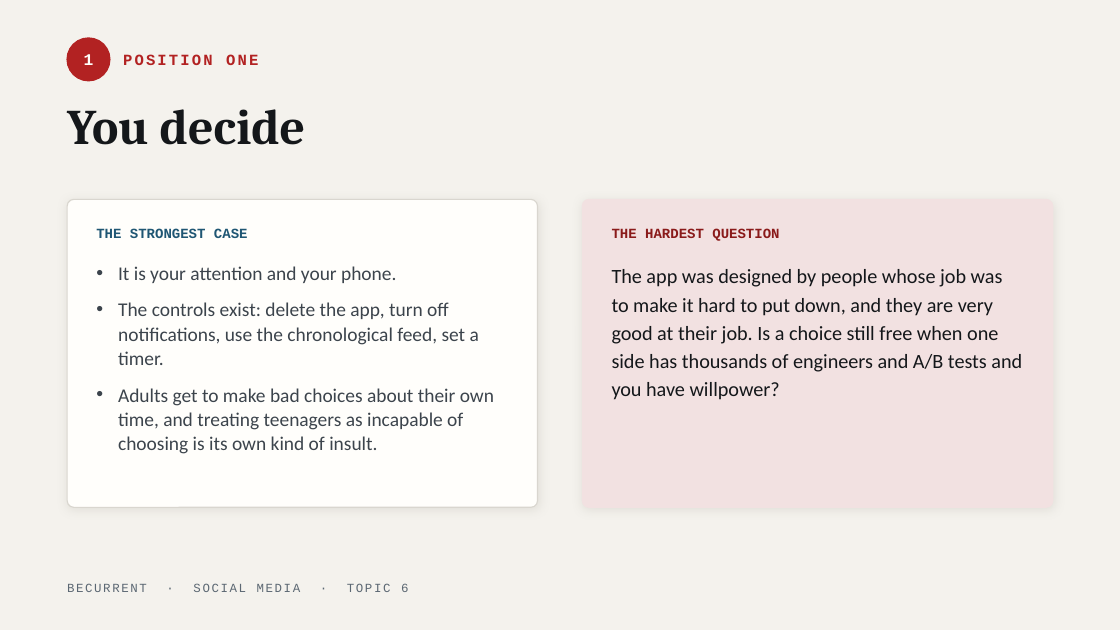
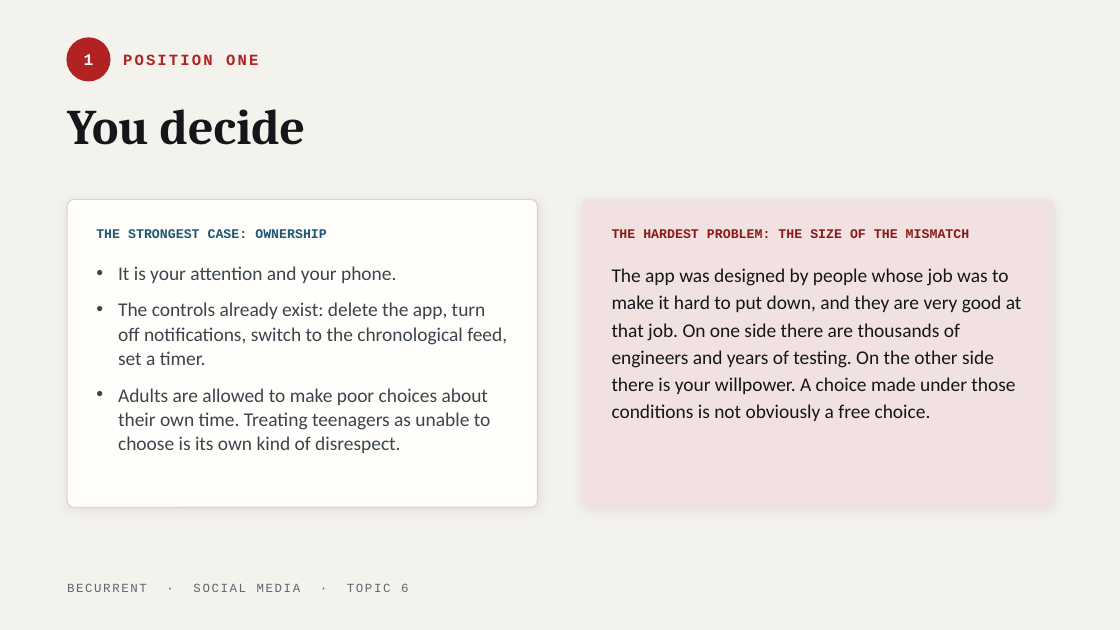
Before and after one commit to JeffAndersonLogic/BeCurrent, a slide deck: slide 6 of social-media/decks/topic-06-who-gets-to-decide.pptx. Drawn at 1120x630 pixels with LibreOffice and Linux fonts; fonts in the diff are those of the drawing. Boxes give left, top, right and bottom in pixels: in the first picture for what was removed or moved away, otherwise in the second. Text is boxed around its words. In the diff, an @@ line names an element or a change of style, - is before the commit and + after.

```diff
--- a/social-media/decks/topic-06-who-gets-to-decide.pptx
+++ b/social-media/decks/topic-06-who-gets-to-decide.pptx
@@ text at <box>96,229,327,238</box>: text changed; size 9 to 8.5 pt @@
-THE STRONGEST CASE
+THE STRONGEST CASE: OWNERSHIP
@@ text at <box>612,229,970,238</box>: text changed; size 9 to 8.5 pt @@
-THE HARDEST QUESTION
+THE HARDEST PROBLEM: THE SIZE OF THE MISMATCH
@@ text at <box>612,268,1022,421</box>: text changed; size 13 to 12.5 pt @@
-The app was designed by people whose job was to make it hard to put down, and they are very good at their job. Is a choice still free when one side has thousands of engineers and A/B tests and you have willpower?
+The app was designed by people whose job was to make it hard to put down, and they are very good at that job. On one side there are thousands of engineers and years of testing. On the other side there is your willpower. A choice made under those conditions is not obviously a free choice.
@@ text at <box>118,302,507,453</box>: text changed @@
-• The controls exist: delete the app, turn off notifications, use the chronological feed, set a timer.
-• Adults get to make bad choices about their own time, and treating teenagers as incapable of choosing is its own kind of insult.
+• The controls already exist: delete the app, turn off notifications, switch to the chronological feed, set a timer.
+• Adults are allowed to make poor choices about their own time. Treating teenagers as unable to choose is its own kind of disrespect.
```
Also in this commit, not shown: 13 other slides changed, 11 other files.
